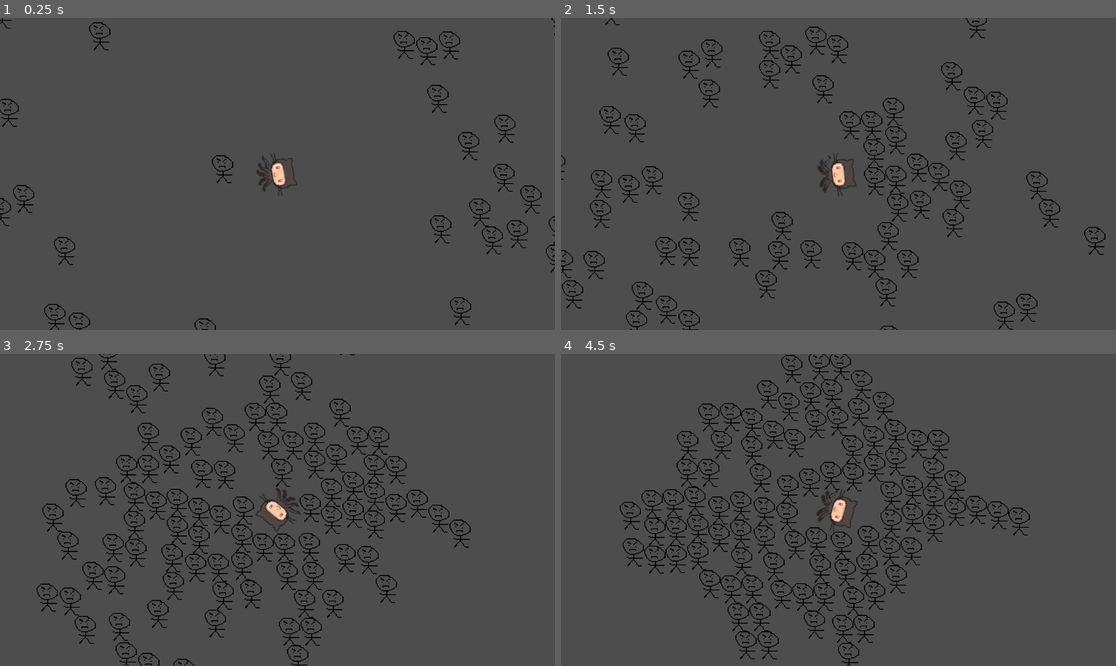
Above: before the commit, frames 1-4 (two rows, left to right).
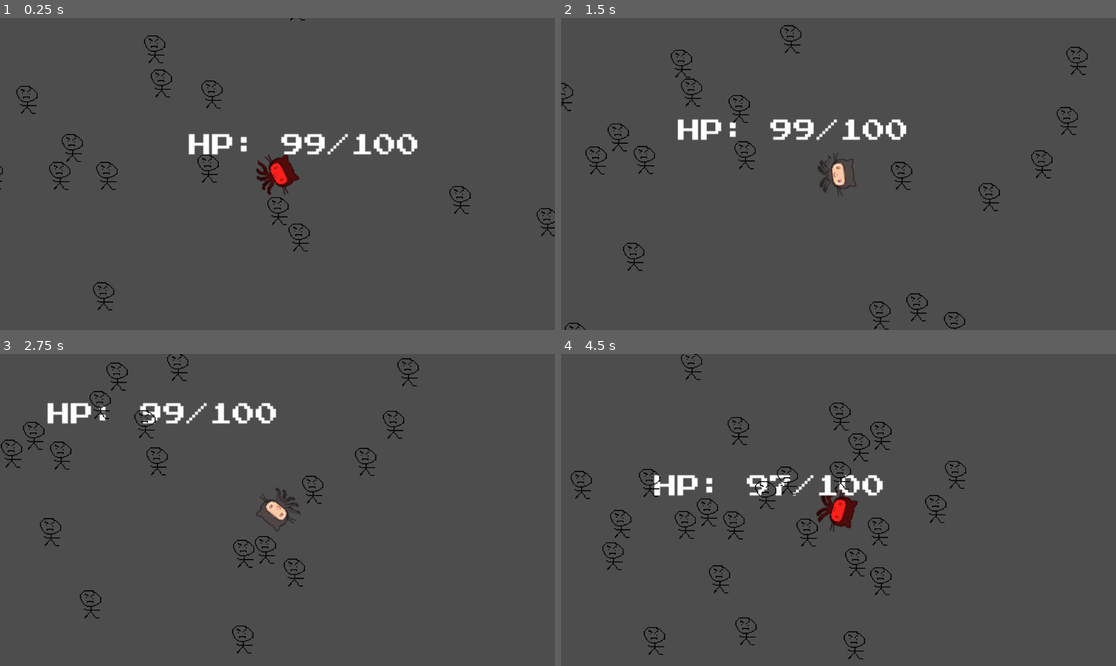
Above: after the commit, the same moments.

Repository: Jeelo-byte/2-sacrifices-must-be-made-
Game: Godot game, scene res://Sences/main.tscn
Two runs of this game, one before a commit and one after it. Both use one fixed random seed, a clock stepped at 60 frames per second and the inputs below.
Inputs (mouse positions are in pixels of both pictures, inside the frame that each line leads up to):
- Up to frame 1 (0.25 s): no input
- Up to frame 2 (1.5 s): move the mouse to (960, 158) at 0.52 s; hold D (right) 0.53-1.28 s; click (960, 158) at 0.6 s; move the mouse to (727, 189) at 1.27 s; hold S (down) from 1.28 s (still down); click (727, 189) at 1.35 s
- Up to frame 3 (2.75 s): move the mouse to (333, 441) at 2.02 s; release S (down) at 2.03 s; hold D (right) from 2.03 s (still down); click (333, 441) at 2.1 s
- Up to frame 4 (4.5 s): move the mouse to (810, 572) at 2.77 s; release D (right) at 2.78 s; hold W (up) 2.78-3.53 s; click (810, 572) at 2.85 s; move the mouse to (1005, 556) at 3.52 s; hold A (left) from 3.53 s (still down); click (1005, 556) at 3.6 s; move the mouse to (672, 463) at 4.27 s; click (672, 463) at 4.35 s

The runs differ from the first frame. In frame 1, 4.3% of the frame differs, in the area x 0-100%, y 0-100%; in frame 2, 6.8%; in frame 3, 8.8%; in frame 4, 9.6%, in the area x 1-85%, y 0-100%.

Commit message:
Hitpoint system implemented.

Diff:
--- a/Scripts/Player/main.gd
+++ b/Scripts/Player/main.gd
@@ -1,22 +1,15 @@
 extends Node2D
-
 @export var enemy_scene: PackedScene
-@export var enemy_count: int = 99
-@export var spawn_distance_min: float = 200
-@export var spawn_distance_max: float = 500
+@export var enemy_count: int = 50
+@export var spawn_area: Rect2 = Rect2(-512, -384, 1024, 768)
 
 func _ready():
 	spawn_enemies()
 
 func spawn_enemies():
-	var player = $Player
-
 	for i in range(enemy_count):
 		var e = enemy_scene.instantiate()
-		var angle = randf() * TAU
-		var distance = randf_range(spawn_distance_min, spawn_distance_max)
-
-		var spawn_pos = player.position + Vector2(cos(angle), sin(angle)) * distance
-
-		e.position = spawn_pos
+		var x = randf_range(spawn_area.position.x, spawn_area.position.x + spawn_area.size.x)
+		var y = randf_range(spawn_area.position.y, spawn_area.position.y + spawn_area.size.y)
+		e.position = Vector2(x, y)
 		add_child(e)
--- a/Scripts/Player/player.gd
+++ b/Scripts/Player/player.gd
@@ -4,13 +4,23 @@
 @export var bullet_speed = 1500
 @export var offset_scale = 140
 @export var offset_rot = 270
+@export var max_health: int = 100
+@export var damage_cooldown: float = 1.0
 
 @onready var anim: AnimatedSprite2D = $PlayerAnim
-
+signal health_changed(current_health: int, max_health: int)
 var movespeed = 500
+var current_health: int
+var can_take_damage: bool = true
 
 func _ready():
+	add_to_group("player")
 	anim.play("idle")
+	current_health = max_health
+	call_deferred("emit_initial_health")
+
+func emit_initial_health():
+	health_changed.emit(current_health, max_health)
 
 func _physics_process(delta):
 	var direction = Vector2()
@@ -42,10 +52,31 @@
 	bullet_instance.apply_impulse(Vector2(bullet_speed, 0).rotated(rotation + deg_to_rad(offset_rot + 180)))
 	get_tree().get_root().add_child(bullet_instance)
 
-func kill():
-	get_tree().reload_current_scene()
+func take_damage(damage_amount: int):
+	if not can_take_damage:
+		return
+
+	current_health -= damage_amount
+	current_health = max(0, current_health)
+
+	health_changed.emit(current_health, max_health)
+	create_damage_effect()
+
+	can_take_damage = false
+	get_tree().create_timer(damage_cooldown).timeout.connect(func(): can_take_damage = true)
+
+	if current_health <= 0:
+		die()
+
+func create_damage_effect():
+	var tween = create_tween()
+	tween.set_loops(3)
+	tween.tween_property(anim, "modulate", Color.RED, 0.1)
+	tween.tween_property(anim, "modulate", Color.WHITE, 0.1)
+
+func die():
+	get_tree().create_timer(1.5).timeout.connect(func(): get_tree().reload_current_scene())
 
 func _on_area_2d_body_entered(body: Node2D) -> void:
-	if body is CharacterBody2D:
-		body.queue_free()
-		kill()
+	if body.is_in_group("enemies"):
+		take_damage(1)
--- a/Scripts/bullet.gd
+++ b/Scripts/bullet.gd
@@ -2,3 +2,4 @@
 
 func _ready():
 	add_to_group("bullets")
+	gravity_scale = 0
--- /dev/null
+++ b/Scripts/label.gd
@@ -0,0 +1,27 @@
+extends Label
+
+var player
+
+func _ready():
+	set_anchors_and_offsets_preset(Control.PRESET_TOP_LEFT)
+	position = Vector2(20, 20)
+
+	var font = load("res://Fonts/PrStart.ttf")
+	if font:
+		add_theme_font_override("font", font)
+		add_theme_font_size_override("font_size", 24)
+
+	call_deferred("setup")
+
+func setup():
+	player = get_tree().get_first_node_in_group("player")
+	if player:
+		player.health_changed.connect(_on_health_changed)
+		text = "HP: " + str(player.current_health) + "/" + str(player.max_health)
+
+func _on_health_changed(current: int, maximum: int):
+	text = "HP: " + str(current) + "/" + str(maximum)
+
+func _process(delta):
+	if player and is_instance_valid(player):
+		text = "HP: " + str(player.current_health) + "/" + str(player.max_health)
--- a/Sences/enemy.gd
+++ b/Sences/enemy.gd
@@ -1,7 +1,11 @@
 extends CharacterBody2D
 
 @onready var player = get_parent().get_node("Player")
-var move_speed = 500
+@export var damage_amount: int = 1
+@export var attack_cooldown: float = 1.0
+
+var move_speed = 200
+var can_attack: bool = true
 
 func _ready():
 	add_to_group("enemies")
@@ -12,6 +16,11 @@
 	move_and_slide()
 
 func _on_area_2d_body_entered(body: Node2D) -> void:
-	if body.is_in_group("bullets") or body.name.begins_with("Bullet"):
+	if body.is_in_group("bullets"):
 		queue_free()
 		body.queue_free()
+	elif body == player and can_attack:
+		player.take_damage(damage_amount)
+		can_attack = false
+		if get_tree():
+			get_tree().create_timer(attack_cooldown).timeout.connect(func(): can_attack = true)
--- a/Sences/main.tscn
+++ b/Sences/main.tscn
@@ -1,10 +1,11 @@
-[gd_scene load_steps=13 format=3 uid="uid://emts3i2ctj6k"]
+[gd_scene load_steps=14 format=3 uid="uid://emts3i2ctj6k"]
 
 [ext_resource type="Script" uid="uid://dnbpabuj0i8vq" path="res://Scripts/Player/player.gd" id="1_0xm2m"]
 [ext_resource type="Script" uid="uid://dswpc3013cm7v" path="res://Scripts/Player/main.gd" id="1_0y7xl"]
 [ext_resource type="Texture2D" uid="uid://ckbpbhjmrecvw" path="res://Spirtes/Player/github-octopuss.png" id="1_ig7tw"]
 [ext_resource type="PackedScene" uid="uid://dhxq4w6n0sj2s" path="res://Sences/bullet.tscn" id="2_ri208"]
 [ext_resource type="PackedScene" uid="uid://cbodbww3t36n6" path="res://Sences/enemy.tscn" id="4_ipa3v"]
+[ext_resource type="Script" uid="uid://8ekh8vnqvft8" path="res://Scripts/label.gd" id="6_5pjkp"]
 
 [sub_resource type="CapsuleShape2D" id="CapsuleShape2D_ig7tw"]
 radius = 20.45
@@ -83,4 +84,16 @@
 scale = Vector2(0.9999998, 0.9999998)
 shape = SubResource("RectangleShape2D_0y7xl")
 
+[node name="Control" type="Control" parent="."]
+layout_mode = 3
+anchors_preset = 0
+offset_right = 40.0
+offset_bottom = 40.0
+
+[node name="Label" type="Label" parent="Control"]
+layout_mode = 0
+offset_right = 40.0
+offset_bottom = 23.0
+script = ExtResource("6_5pjkp")
+
 [connection signal="body_entered" from="Enemy/EnemyArea" to="Enemy" method="_on_enemy_area_body_entered"]
Binary file added: Fonts/PrStart.ttf
Not shown, added: Fonts/PrStart.ttf.import
Not shown, added: Scripts/label.gd.uid
